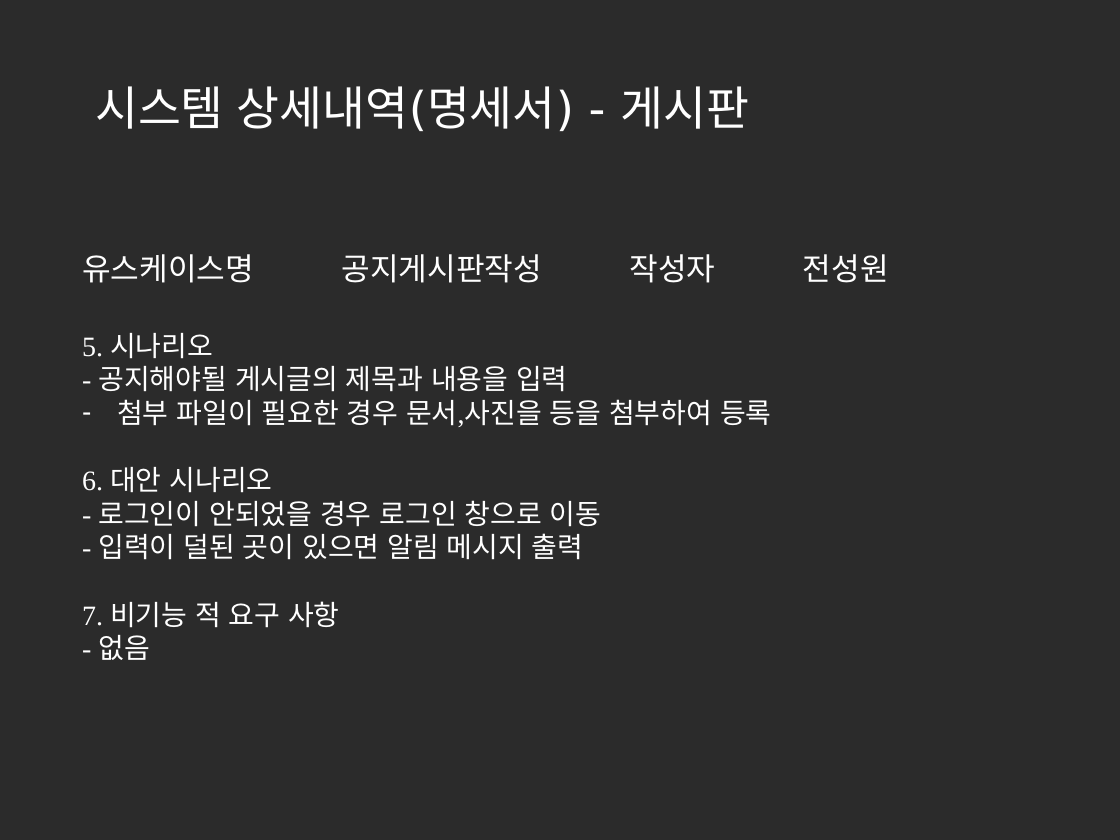
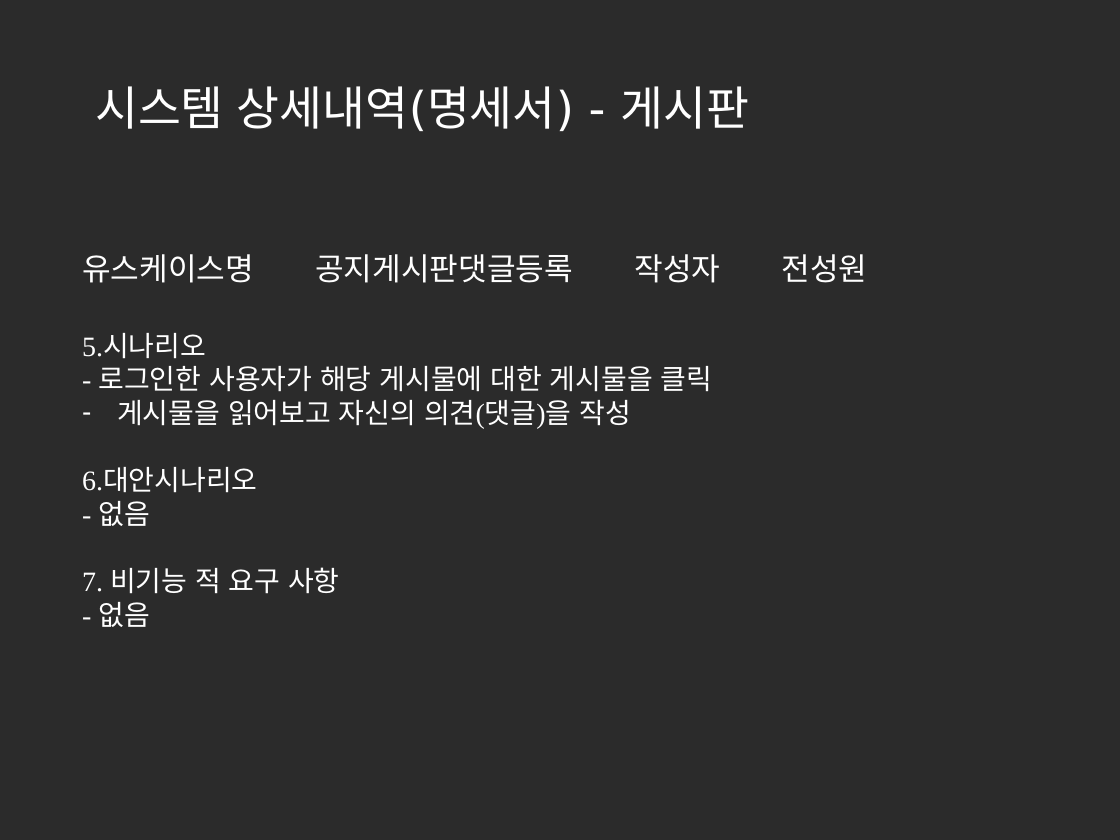
Before and after one commit to korea600/useful, a slide deck: slide 73 of Useful/UML/Presentation/useful_ppt_초안(수정중).pptx. Drawn at 1120x840 pixels with LibreOffice and Linux fonts; fonts in the diff are those of the drawing; background and template pictures are left out; a plain dark background stands for a picture behind light text. Boxes give left, top, right and bottom in pixels: in the first picture for what was removed or moved away, otherwise in the second. Text is boxed around its words. In the diff, an @@ line names an element or a change of style, - is before the commit and + after.

Commit message:
명세서 작성완료

```diff
--- a/Useful/UML/Presentation/useful_ppt_초안(수정중).pptx
+++ b/Useful/UML/Presentation/useful_ppt_초안(수정중).pptx
@@ text at (82,254,868,283): text changed @@
-유스케이스명 공지게시판작성 작성자 전성원
+유스케이스명 공지게시판댓글등록 작성자 전성원
@@ text at (82,334,713,526): text changed @@
-5. 시나리오
-- 공지해야될 게시글의 제목과 내용을 입력
-– 첨부 파일이 필요한 경우 문서,사진을 등을 첨부하여 등록
-6. 대안 시나리오
-- 로그인이 안되었을 경우 로그인 창으로 이동
-- 입력이 덜된 곳이 있으면 알림 메시지 출력
+5.시나리오
+- 로그인한 사용자가 해당 게시물에 대한 게시물을 클릭
+– 게시물을 읽어보고 자신의 의견(댓글)을 작성
+6.대안시나리오
+- 없음
```
Also in this commit, not shown: 9 other slides changed, 90 slides added.
